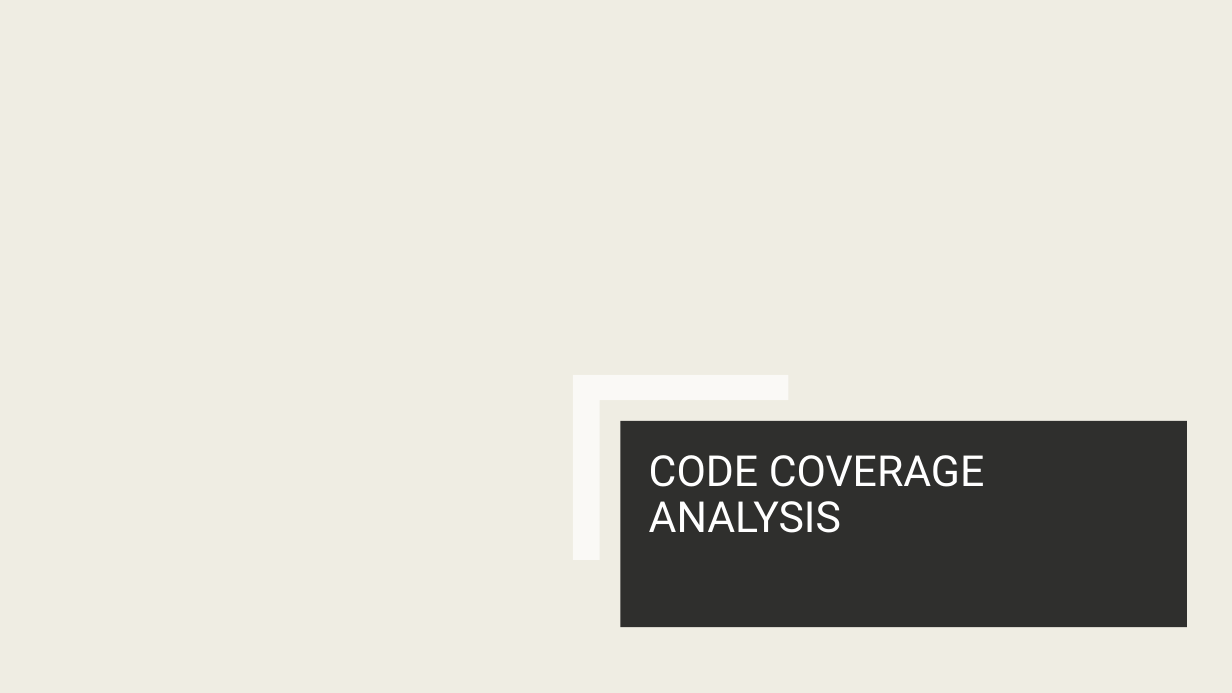
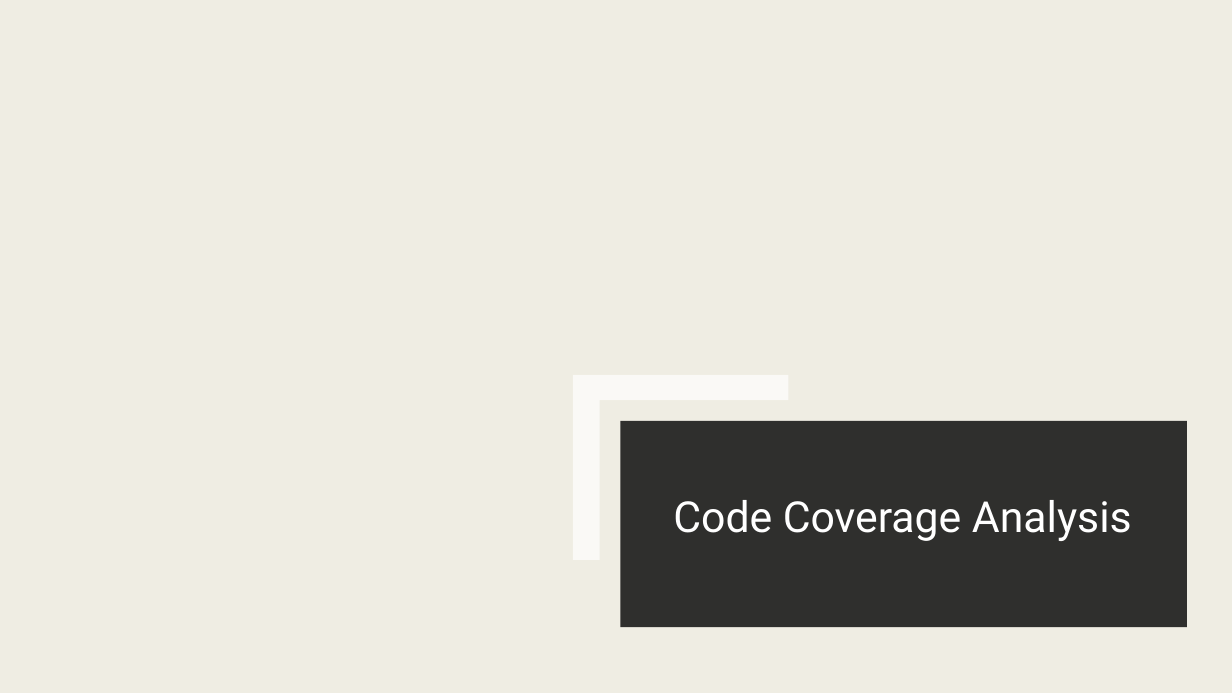
Before and after one commit to 7UsmanS/Java-TetrisTest-master, a slide deck: slide 5 of Java-TetrisTest-master/documentation/Presentation - Group.pptx. Drawn at 1232x693 pixels with LibreOffice and Linux fonts; fonts in the diff are those of the drawing; background and template pictures are left out; a plain dark background stands for a picture behind light text. Boxes give left, top, right and bottom in pixels: in the first picture for what was removed or moved away, otherwise in the second. Text is boxed around its words. In the diff, an @@ line names an element or a change of style, - is before the commit and + after.

```diff
--- a/Java-TetrisTest-master/documentation/Presentation - Group.pptx
+++ b/Java-TetrisTest-master/documentation/Presentation - Group.pptx
@@ title at (x1=673, y1=500, x2=1132, y2=541): text changed @@
-CODE COVERAGE ANALYSIS
+Code Coverage Analysis
```
Also in this commit, not shown: 4 other slides changed.
